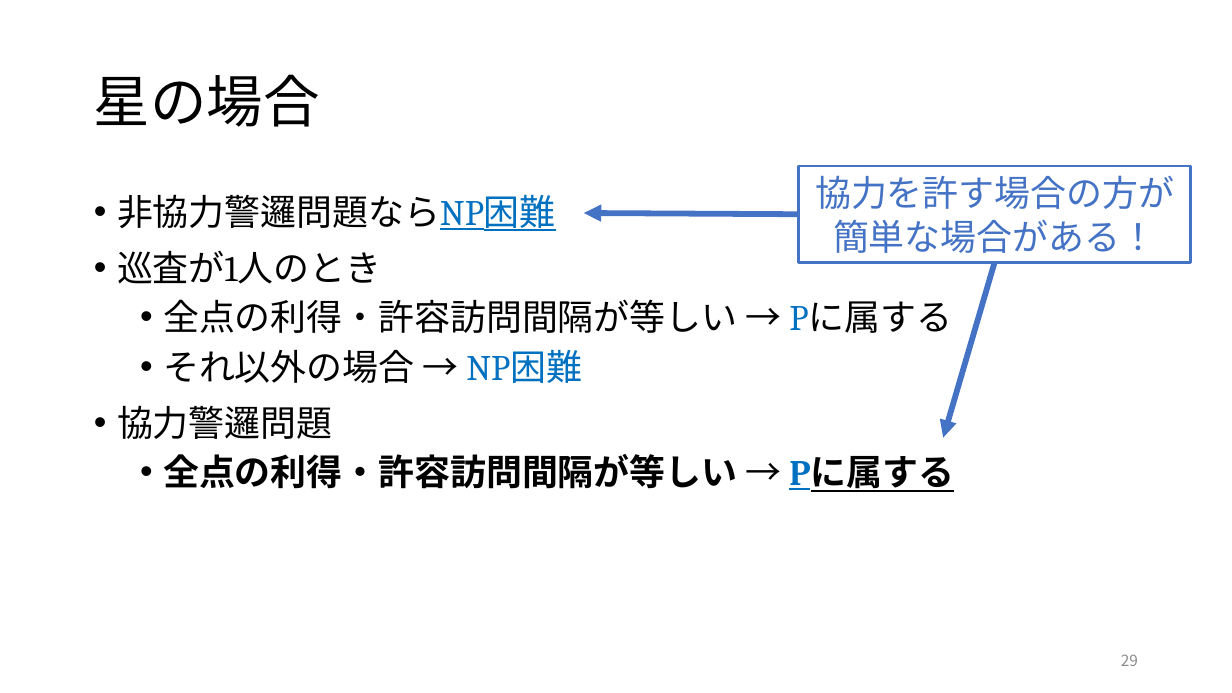
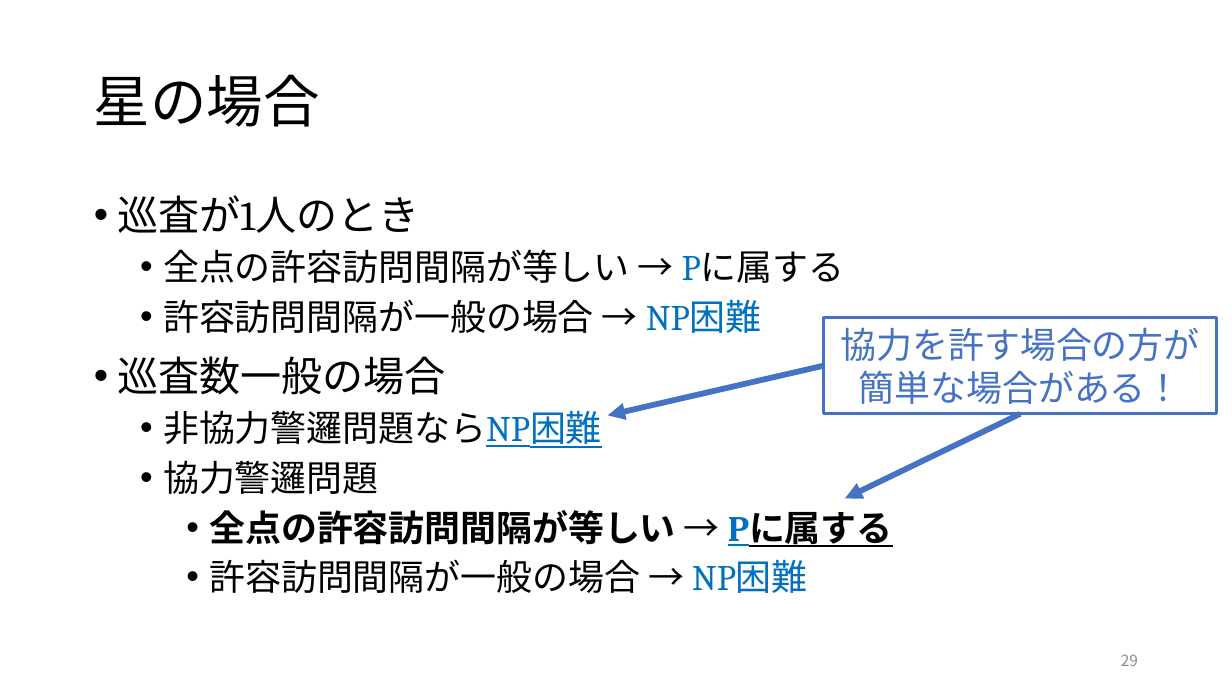
Before and after one commit to pikohideaki/research_patrolling_problem, a slide deck: slide 29 of patrolling/patrolling_20170323_nagoya.pptx. Drawn at 1232x693 pixels with LibreOffice and Linux fonts; fonts in the diff are those of the drawing. Boxes give left, top, right and bottom in pixels: in the first picture for what was removed or moved away, otherwise in the second. Text is boxed around its words. In the diff, an @@ line names an element or a change of style, - is before the commit and + after.

```diff
--- a/patrolling/patrolling_20170323_nagoya.pptx
+++ b/patrolling/patrolling_20170323_nagoya.pptx
@@ text at [117, 195, 845, 395]: paragraphs added @@
+• 巡査が1人のとき
+  • 全点の許容訪問間隔が等しい → Pに属する
+  • 許容訪問間隔が一般の場合 → NP困難
+• 巡査数一般の場合
@@ text at [117, 250, 952, 383]: paragraphs removed @@
-• 巡査が1人のとき
-  • 全点の利得・許容訪問間隔が等しい → Pに属する
-  • それ以外の場合 → NP困難
@@ rectangle "協力を許す場合の方が簡単な場合がある！": place and size @@
-rectangle "協力を許す場合の方が簡単な場合がある！" at [799, 166, 1191, 262]
+rectangle "協力を許す場合の方が簡単な場合がある！" at [824, 318, 1217, 414]
@@ arrow moved from (799, 214) - (584, 213) to (824, 366) - (608, 416) @@
@@ text at [163, 410, 602, 494]: list level 1 to 2 in "非協力警邏問題ならNP困難"; list level 1 to 2 in "協力警邏問題" @@
@@ arrow moved from (994, 262) - (944, 438) to (1020, 414) - (845, 498) @@
@@ text at [209, 510, 893, 593]: text changed @@
-  • 全点の利得・許容訪問間隔が等しい → Pに属する
+    • 全点の許容訪問間隔が等しい → Pに属する
+    • 許容訪問間隔が一般の場合 → NP困難
```
Also in this commit, not shown: 1 other slide changed, 44 other files.
